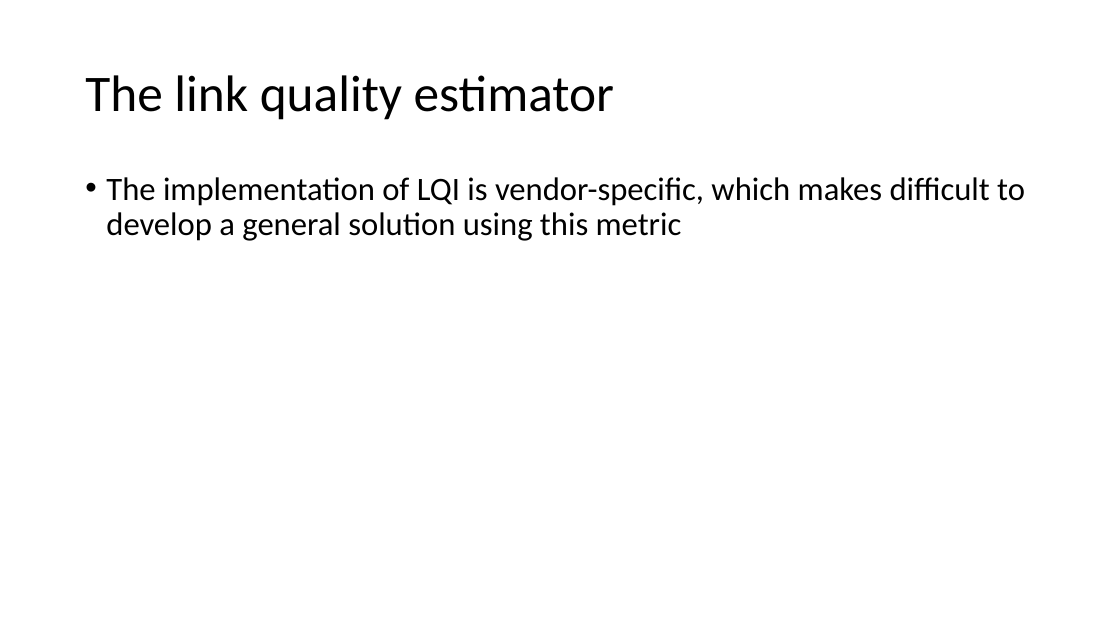
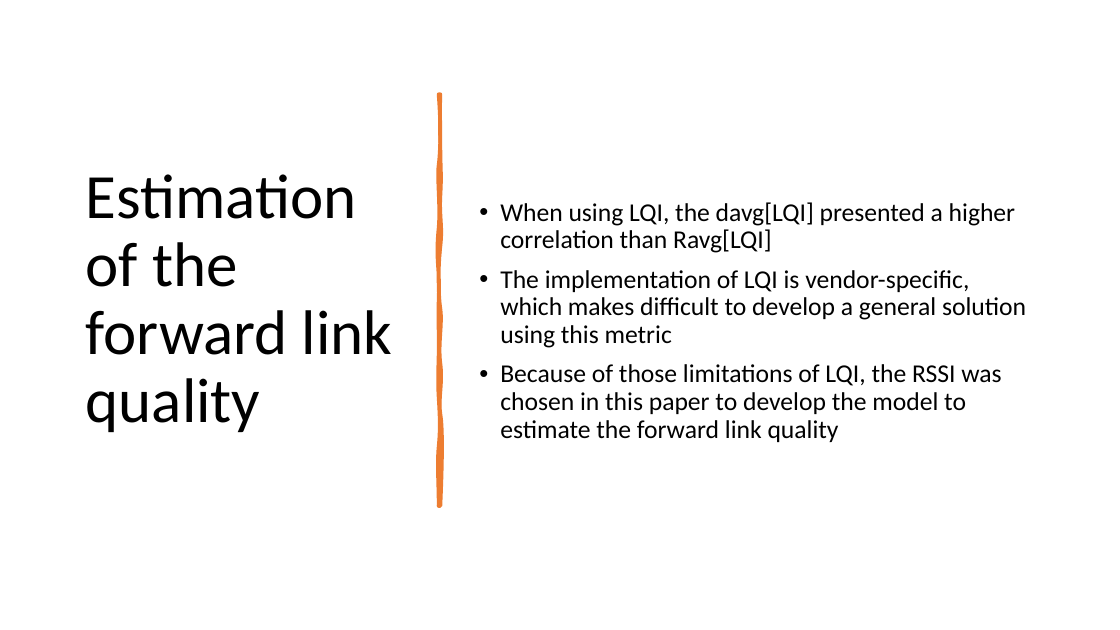
Before and after one commit to huynn8/paper_draft, a slide deck: slide 10 of Real-time link quality estimation for industrial wireless sensor networks using de dicate d nodes.pptx (slide 9 before the commit). Drawn at 1120x630 pixels with LibreOffice and Linux fonts; fonts in the diff are those of the drawing. Boxes give left, top, right and bottom in pixels: in the first picture for what was removed or moved away, otherwise in the second. Text is boxed around its words. In the diff, an @@ line names an element or a change of style, - is before the commit and + after.

```diff
--- a/Real-time link quality estimation for industrial wireless sensor networks using de dicate d nodes.pptx
+++ b/Real-time link quality estimation for industrial wireless sensor networks using de dicate d nodes.pptx
@@ text "When using LQI, the davg[LQI] ...": place and size @@
-text "When using LQI, the davg[LQI] ..." at bbox=[106, 177, 1025, 241]
+text "When using LQI, the davg[LQI] ..." at bbox=[500, 202, 1026, 442]
@@ text "When using LQI, the davg[LQI] ..." at bbox=[500, 202, 1026, 442]: vertical alignment top to middle @@
@@ freeform shape added at bbox=[439, 94, 440, 506], fill #ED7D31, outline #ED7D31 3.25 pt @@
@@ title at bbox=[86, 174, 393, 432]: text changed; size 44 to 54 pt @@
-The link quality estimator
+Estimation of the forward link quality
@@ text at bbox=[500, 202, 1015, 253]: paragraph added @@
+• When using LQI, the davg[LQI] presented a higher correlation than Ravg[LQI]
@@ text at bbox=[500, 270, 1026, 348]: size 28 to 22 pt in "The implementation of LQI is vendor-specific, which ..." @@
@@ text at bbox=[500, 364, 1001, 442]: paragraph added @@
+• Because of those limitations of LQI, the RSSI was chosen in this paper to develop the model to estimate the forward link quality
```
Also in this commit, not shown: 7 other slides changed, 22 slides added, 1 slide removed.
